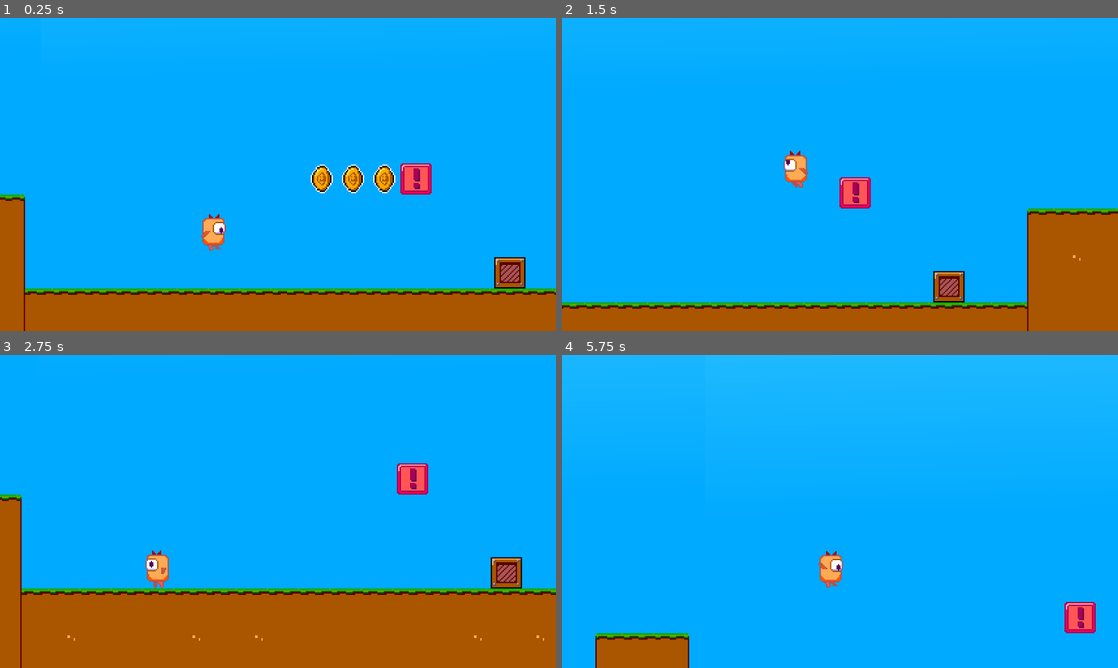
Above: before the commit, frames 1-4 (two rows, left to right).
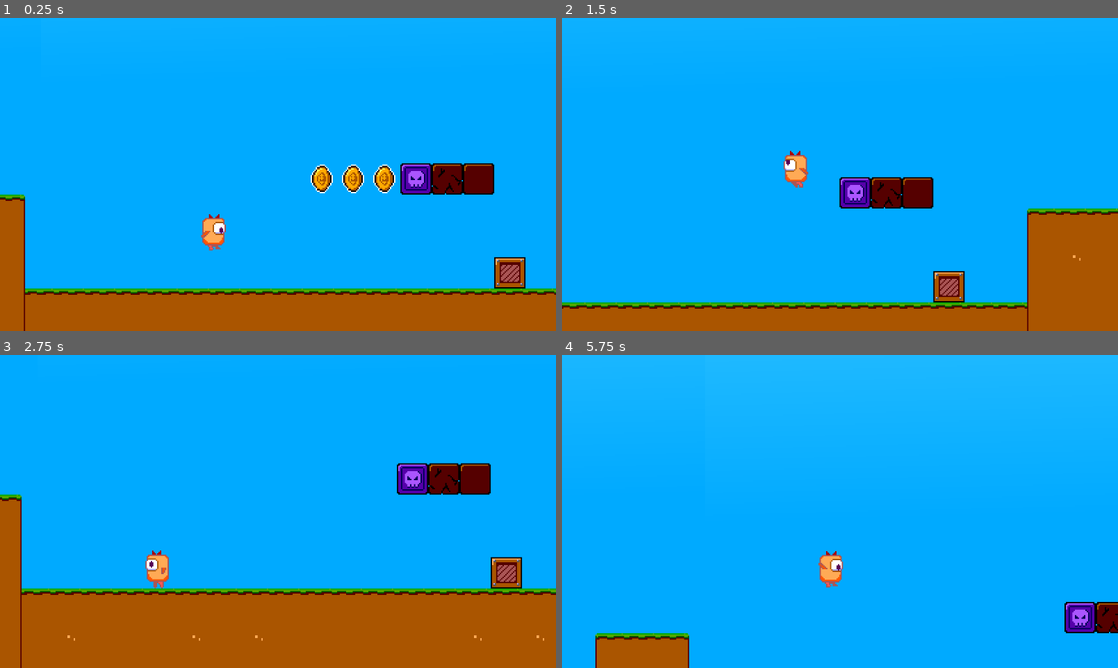
Above: after the commit, the same moments.

Repository: blueberryiswar/bakamon
Game: Godot game, scene res://level.tscn
The game is run twice, just before and just after one commit, with the same random seed, the same clock (stepped at 60 frames per second) and the same inputs.
Inputs:
- Up to frame 1 (0.25 s): no input
- Up to frame 2 (1.5 s): hold Right (Right) from 0.53 s (still down); tap Space (Jump) at 0.6, 0.77, 1.07, 1.35 s
- Up to frame 3 (2.75 s): tap Space (Jump) at 1.52, 1.82, 2.1 s; release Right (Right) at 2.03 s; hold Left (Left) from 2.03 s (still down)
- Up to frame 4 (5.75 s): tap Space (Jump) at 2.85, 3.02, 3.32, 3.6, 3.77, 4.07, 4.35, 4.52, 4.82, 5.1 s; release Left (Left) at 4.28 s; hold Right (Right) from 4.28 s (still down)

The runs differ from the first frame. In frame 1, 1.7% of the frame differs, in the area x 72-89%, y 46-57%; in frame 2, 1.7%; in frame 3, 1.7%, in the area x 71-89%, y 34-45%; in frame 4, 1.0%.

Commit message:
added more blocks, stomp

Diff:
--- a/Prefabs/Objects/answer_block.tscn
+++ b/Prefabs/Objects/answer_block.tscn
@@ -13,7 +13,7 @@
 [sub_resource type="RectangleShape2D" id="RectangleShape2D_a6hcy"]
 size = Vector2(18, 3)
 
-[node name="StaticBody2D" type="StaticBody2D" unique_id=1726221619]
+[node name="AnswerBlock" type="StaticBody2D" unique_id=1726221619]
 physics_material_override = SubResource("PhysicsMaterial_g1ylq")
 script = ExtResource("1_rgesn")
 
--- /dev/null
+++ b/Prefabs/Objects/block.tscn
@@ -0,0 +1,33 @@
+[gd_scene format=3 uid="uid://crtfijoylk8ij"]
+
+[ext_resource type="Script" uid="uid://dxlrc704vsv50" path="res://Scripts/answer_block.gd" id="1_k1m11"]
+[ext_resource type="Texture2D" uid="uid://c275pbia0mupd" path="res://Assets/interactables.png" id="2_h8bhx"]
+
+[sub_resource type="RectangleShape2D" id="RectangleShape2D_iqjy0"]
+size = Vector2(24, 24)
+
+[sub_resource type="RectangleShape2D" id="RectangleShape2D_k1m11"]
+size = Vector2(18, 3)
+
+[node name="Block" type="StaticBody2D" unique_id=1006431809 groups=["Block"]]
+script = ExtResource("1_k1m11")
+blockType = 3
+
+[node name="Sprite2D" type="Sprite2D" parent="." unique_id=536273061]
+position = Vector2(12, 12)
+texture = ExtResource("2_h8bhx")
+hframes = 4
+vframes = 3
+frame = 2
+
+[node name="CollisionShape2D" type="CollisionShape2D" parent="." unique_id=820154933]
+position = Vector2(12, 12)
+shape = SubResource("RectangleShape2D_iqjy0")
+
+[node name="BottomDetector" type="Area2D" parent="." unique_id=875267019]
+
+[node name="CollisionShape2D" type="CollisionShape2D" parent="BottomDetector" unique_id=181654282]
+position = Vector2(12, 26)
+shape = SubResource("RectangleShape2D_k1m11")
+
+[connection signal="body_entered" from="BottomDetector" to="." method="_on_bottom_detector_body_entered"]
--- /dev/null
+++ b/Prefabs/Objects/breakableBlock.tscn
@@ -0,0 +1,33 @@
+[gd_scene format=3 uid="uid://c80fvrusd6eag"]
+
+[ext_resource type="Script" uid="uid://dxlrc704vsv50" path="res://Scripts/answer_block.gd" id="1_gvf0k"]
+[ext_resource type="Texture2D" uid="uid://c275pbia0mupd" path="res://Assets/interactables.png" id="2_fo07b"]
+
+[sub_resource type="RectangleShape2D" id="RectangleShape2D_iqjy0"]
+size = Vector2(24, 24)
+
+[sub_resource type="RectangleShape2D" id="RectangleShape2D_gvf0k"]
+size = Vector2(18, 3)
+
+[node name="BreakableBlock" type="StaticBody2D" unique_id=1006431809]
+script = ExtResource("1_gvf0k")
+blockType = 1
+
+[node name="Sprite2D" type="Sprite2D" parent="." unique_id=536273061]
+texture = ExtResource("2_fo07b")
+offset = Vector2(12, 12)
+hframes = 4
+vframes = 3
+frame = 3
+
+[node name="CollisionShape2D" type="CollisionShape2D" parent="." unique_id=820154933]
+position = Vector2(12, 12)
+shape = SubResource("RectangleShape2D_iqjy0")
+
+[node name="BottomDetector" type="Area2D" parent="." unique_id=1014448033]
+
+[node name="CollisionShape2D" type="CollisionShape2D" parent="BottomDetector" unique_id=661634795]
+position = Vector2(12, 26)
+shape = SubResource("RectangleShape2D_gvf0k")
+
+[connection signal="body_entered" from="BottomDetector" to="." method="_on_bottom_detector_body_entered"]
--- a/Prefabs/Objects/crate.tscn
+++ b/Prefabs/Objects/crate.tscn
@@ -8,7 +8,7 @@
 [sub_resource type="RectangleShape2D" id="RectangleShape2D_a6hcy"]
 size = Vector2(24, 24)
 
-[node name="Crate" type="RigidBody2D" unique_id=1332350139]
+[node name="Crate" type="RigidBody2D" unique_id=1332350139 groups=["Movable"]]
 mass = 5.0
 physics_material_override = SubResource("PhysicsMaterial_iqjy0")
 
--- /dev/null
+++ b/Prefabs/Objects/custom_switch.tscn
@@ -0,0 +1,12 @@
+[gd_scene format=3 uid="uid://bvjnpoug2m1o4"]
+
+[ext_resource type="Texture2D" uid="uid://c275pbia0mupd" path="res://Assets/interactables.png" id="1_osmtt"]
+
+[node name="CustomSwitch" type="Area2D" unique_id=682697856]
+
+[node name="Sprite2D" type="Sprite2D" parent="." unique_id=870778755]
+texture = ExtResource("1_osmtt")
+offset = Vector2(12, 12)
+hframes = 4
+vframes = 3
+frame = 5
--- a/Prefabs/Pickups/coin.tscn
+++ b/Prefabs/Pickups/coin.tscn
@@ -49,7 +49,7 @@
 [sub_resource type="CircleShape2D" id="CircleShape2D_iqjy0"]
 radius = 11.0
 
-[node name="Coin" type="Area2D" unique_id=433160790]
+[node name="Coin" type="Area2D" unique_id=433160790 groups=["Coin"]]
 collision_layer = 4
 collision_mask = 4
 script = ExtResource("1_8i2d1")
--- a/Prefabs/bakamon.tscn
+++ b/Prefabs/bakamon.tscn
@@ -153,6 +153,22 @@
 "transitions": PackedFloat32Array(1, 1, 1, 1),
 "update": 1,
 "values": [3, 4, 5, 6]
+}
+
+[sub_resource type="Animation" id="Animation_8s8ag"]
+resource_name = "stomp"
+length = 0.2
+tracks/0/type = "value"
+tracks/0/imported = false
+tracks/0/enabled = true
+tracks/0/path = NodePath("Sprite2D:frame")
+tracks/0/interp = 1
+tracks/0/loop_wrap = true
+tracks/0/keys = {
+"times": PackedFloat32Array(0),
+"transitions": PackedFloat32Array(1),
+"update": 1,
+"values": [14]
 }
 
 [sub_resource type="Animation" id="Animation_shivj"]
@@ -182,14 +198,18 @@
 &"jump": SubResource("Animation_dx4cr"),
 &"push": SubResource("Animation_m2hgu"),
 &"run": SubResource("Animation_1dhh5"),
+&"stomp": SubResource("Animation_8s8ag"),
 &"wallslide": SubResource("Animation_shivj")
 }
+
+[sub_resource type="RectangleShape2D" id="RectangleShape2D_iqjy0"]
+size = Vector2(19, 3.25)
 
 [node name="Bakamon" type="CharacterBody2D" unique_id=20036469 groups=["Player"]]
 collision_layer = 7
 collision_mask = 7
 floor_stop_on_slope = false
-floor_max_angle = 0.8237954
+floor_snap_length = 16.0
 script = ExtResource("1_m2hgu")
 baseStateTexture = ExtResource("1_5i7in")
 devilStateTexture = ExtResource("3_2swv4")
@@ -219,3 +239,11 @@
 [node name="AnimationPlayer" type="AnimationPlayer" parent="." unique_id=293816838]
 libraries/ = SubResource("AnimationLibrary_gch7w")
 autoplay = &"Idle"
+
+[node name="Stomp" type="Area2D" parent="." unique_id=284156610]
+
+[node name="CollisionShape2D" type="CollisionShape2D" parent="Stomp" unique_id=1971255301]
+position = Vector2(0, 17)
+shape = SubResource("RectangleShape2D_iqjy0")
+
+[connection signal="body_entered" from="Stomp" to="." method="_on_stomp_body_entered"]
--- a/Scripts/answer_block.gd
+++ b/Scripts/answer_block.gd
@@ -1,15 +1,40 @@
 extends StaticBody2D
 
+enum BlockType {POWERUP, BREAKABLE, DISAPEAR, STANDARD}
+
 @export var powerupScene: PackedScene
+@export var blockType : BlockType
 var used : bool = false
+var originalPosition : Vector2
 
+func _ready() -> void:
+	originalPosition = $Sprite2D.position
 
 func hit_from_below() -> void:
-	var originalPosition : Vector2 = $Sprite2D.position
 	var tween = create_tween()
 	tween.tween_property($Sprite2D, "position", originalPosition + Vector2(0,-8), 0.1)
 	tween.tween_property($Sprite2D, "position", originalPosition, 0.1)
 	#tween.parallel().tween_property($CollisionShape2D, "position", Vector2(position.x, position.y + 4), 0.2)
+	handleDefaultAction()
+
+func handleStomp() -> void:
+	var tween = create_tween()
+	tween.tween_property($Sprite2D, "position", originalPosition + Vector2(0,8), 0.1)
+	tween.tween_property($Sprite2D, "position", originalPosition, 0.1)
+	handleDefaultAction()
+
+func handleDefaultAction() -> void:
+	if blockType == BlockType.POWERUP:
+		spawnPowerup()
+	elif blockType == BlockType.BREAKABLE:
+		breakBlock()
+
+func _on_bottom_detector_body_entered(body: Node2D) -> void:
+	# Only trigger if the body is actually bellow block
+	if body is CharacterBody2D and body.position.y > position.y:
+		hit_from_below()
+
+func spawnPowerup() -> void:
 	if used:
 		return
 	used = true
@@ -18,8 +43,8 @@
 	get_parent().add_child.call_deferred(powerup)
 	powerup.global_position = global_position + Vector2(12, -18)
 
+func breakBlock() -> void:
+	queue_free()
 
-func _on_bottom_detector_body_entered(body: Node2D) -> void:
-	# Only trigger if the body is actually bellow block
-	if body is CharacterBody2D and body.position.y > position.y:
-		hit_from_below()
+func disapear() -> void:
+	pass
--- a/Scripts/bakamon.gd
+++ b/Scripts/bakamon.gd
@@ -2,7 +2,7 @@
 
 signal died
 
-enum State {STATE_IDLE, STATE_RUN, STATE_JUMP, STATE_FALL, STATE_DUCK, STATE_WALL_SLIDE, STATE_PUSH, STATE_DOUBLEJUMP}
+enum State {STATE_IDLE, STATE_RUN, STATE_JUMP, STATE_FALL, STATE_DUCK, STATE_WALL_SLIDE, STATE_PUSH, STATE_DOUBLEJUMP, STATE_STOMP}
 
 var state : State = State.STATE_IDLE
 
@@ -26,6 +26,7 @@
 var needs_reset : bool = false
 var devil_state : bool = false
 var jump_lock : bool = false
+var stomp_active : bool = false
 
 func _physics_process(delta: float) -> void:
 	var idle = true
@@ -45,11 +46,13 @@
 	# Get the input direction and handle the movement/deceleration.
 	var direction := Input.get_axis("Left", "Right")
 
-	if Input.is_action_pressed("Down") and is_on_floor():
+	if Input.is_action_pressed("Down") and is_on_floor() and !stomp_active:
 		changeState(State.STATE_DUCK)
 		idle = false
-	elif state == State.STATE_DUCK:
+	elif state == State.STATE_DUCK and !stomp_active:
 		changeState(State.STATE_RUN)
+	elif Input.is_action_just_pressed("Down") and !stomp_active:
+		doStomp()
 
 	# Wall slide check: airborne, touching a wall (not the floor), and moving toward it
 	var on_wall := is_on_wall_only()
@@ -61,7 +64,7 @@
 		changeState(State.STATE_WALL_SLIDE)
 		idle = false
 
-	if wall_jump_lock <= 0:
+	if wall_jump_lock <= 0 and !stomp_active:
 		if direction and state != State.STATE_DUCK:
 			if is_on_floor():
 				#velocity.x = move_toward(velocity.x, MAX_SPEED * direction, ACCELERATION * delta)
@@ -78,8 +81,15 @@
 		else:
 			velocity.x = move_toward(velocity.x, 0, FRICTION * delta)
 
+	if stomp_active:
+		if is_on_floor():
+			resetStomp()
+		else:
+			velocity.y = JUMP_VELOCITY * -1
+		idle = false
+
 	# Handle jump.
-	if Input.is_action_just_pressed("Jump"):
+	if Input.is_action_just_pressed("Jump") and !stomp_active:
 		if is_on_floor():
 			velocity.y = JUMP_VELOCITY
 			changeState(State.STATE_JUMP)
@@ -104,7 +114,7 @@
 	for i in get_slide_collision_count():
 		var collision := get_slide_collision(i)
 		var collider = collision.get_collider()
-		if collider is RigidBody2D:
+		if collider is RigidBody2D and collider.is_in_group("Movable"):
 			var push_direction = -collision.get_normal()
 			collider.apply_central_force(push_direction * PUSH_FORCE)
 			if push_direction.y == 0:
@@ -136,6 +146,8 @@
 		$AnimationPlayer.play("push")
 	elif state == State.STATE_DOUBLEJUMP:
 		$AnimationPlayer.play("doublejump")
+	elif state == State.STATE_STOMP:
+		$AnimationPlayer.play("stomp")
 	else:
 		$AnimationPlayer.play("Idle")
 
@@ -152,11 +164,37 @@
 	$Standing.set_deferred("rotation", 0.0)
 	needs_reset = false
 
+func doStomp() -> void:
+	if stomp_active:
+		return
+	stomp_active = true
+	var tween = create_tween()
+	tween.tween_property($Sprite2D, "rotation", PI, 0.1).set_trans(Tween.TRANS_BACK).set_ease(Tween.EASE_OUT)
+	changeState(State.STATE_STOMP)
+
+func resetStomp() -> void:
+	if !stomp_active:
+		return
+	var tween = create_tween()
+	tween.tween_interval(0.1)
+	tween.tween_property($Sprite2D, "rotation", 0.0, 0.05)
+	tween.tween_callback(func(): stomp_active = false)
+
 func eatPowerup(type) -> void:
+	var tween = create_tween()
+	tween.tween_property($Sprite2D, "scale", Vector2(1.2,1.2), 0.1)
 	if type == 0:
 		$Sprite2D.texture = devilStateTexture
-	devil_state = true
+		devil_state = true
+	tween.tween_property($Sprite2D, "scale", Vector2(1.0,1.0), 0.1)
 
 func handleDeath() -> void:
 	died.emit()
 	queue_free()
+
+
+func _on_stomp_body_entered(body: Node2D) -> void:
+	if !stomp_active:
+		return
+	if body.has_method("handleStomp"):
+		body.handleStomp()
--- a/Scripts/power_up.gd
+++ b/Scripts/power_up.gd
@@ -27,5 +27,7 @@
 
 func _on_area_2d_body_entered(body: Node2D) -> void:
 	if body is CharacterBody2D and body.is_in_group("Player"):
+		var tween = create_tween()
+		tween.tween_property($Sprite2D, "scale", Vector2(0.5,0.5), 0.2)
 		body.eatPowerup(powerUpType)
 		queue_free()
--- a/level.tscn
+++ b/level.tscn
@@ -9,8 +9,11 @@
 [ext_resource type="PackedScene" uid="uid://dwcsh5ytj5m11" path="res://Prefabs/Pickups/coin.tscn" id="6_1ainy"]
 [ext_resource type="PackedScene" uid="uid://dwgj7fqol06yb" path="res://Prefabs/Objects/crate.tscn" id="8_km5ld"]
 [ext_resource type="Texture2D" uid="uid://iqpmdhol58m7" path="res://Assets/background.png" id="9_i2t4f"]
+[ext_resource type="PackedScene" uid="uid://c80fvrusd6eag" path="res://Prefabs/Objects/breakableBlock.tscn" id="10_2orkt"]
+[ext_resource type="PackedScene" uid="uid://crtfijoylk8ij" path="res://Prefabs/Objects/block.tscn" id="11_aicyk"]
 
 [sub_resource type="TileSetAtlasSource" id="TileSetAtlasSource_1ainy"]
+resource_name = "Greenhills"
 texture = ExtResource("4_0b4ue")
 texture_region_size = Vector2i(24, 24)
 0:0/0 = 0
@@ -91,4 +94,10 @@
 [node name="Coin3" parent="." unique_id=399028118 instance=ExtResource("6_1ainy")]
 position = Vector2(-216, -144)
 
+[node name="BreakableBlock" parent="." unique_id=1006431809 instance=ExtResource("10_2orkt")]
+position = Vector2(-120, -144)
+
+[node name="Block" parent="." unique_id=1059897667 instance=ExtResource("11_aicyk")]
+position = Vector2(-96, -144)
+
 [editable path="DeathZone"]
--- a/project.godot
+++ b/project.godot
@@ -27,6 +27,9 @@
 
 Player=""
 Powerup=""
+Movable=""
+Coin=""
+Block=""
 
 [input]
 
Binary file added: Assets/boomie.aseprite
Binary file added: Assets/boomie.png
Not shown, added: Assets/boomie.png.import
Binary file changed: Assets/interactables.aseprite
Binary file changed: Assets/interactables.png
Binary file added: Assets/snail.aseprite
Binary file added: Assets/snail.png
Not shown, added: Assets/snail.png.import
Binary file added: Assets/swordguy.aseprite
Binary file added: Assets/swordguy.png
Not shown, added: Assets/swordguy.png.import
